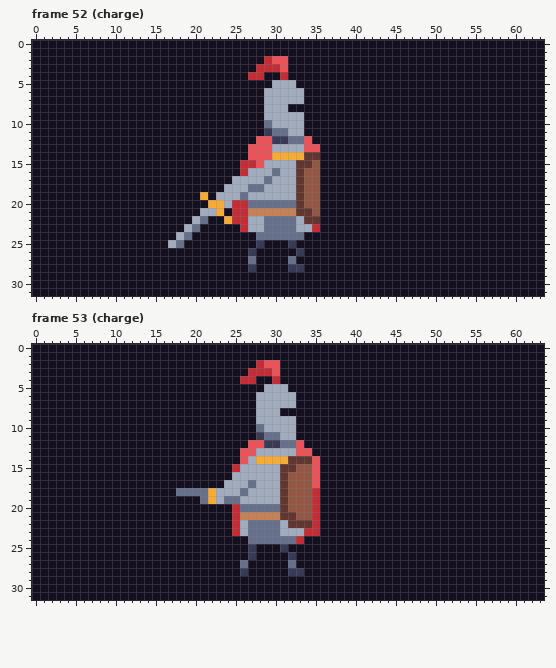
Pixel-art file -- Orbsmash/ContentSource/Characters/Knight.aseprite. Above, as it was before the edit.
64x32 pixels, 63 frames. Shown: frame 52 (charge), frame 53 (charge). The commit also changed other frames, which this record leaves out.
The result:
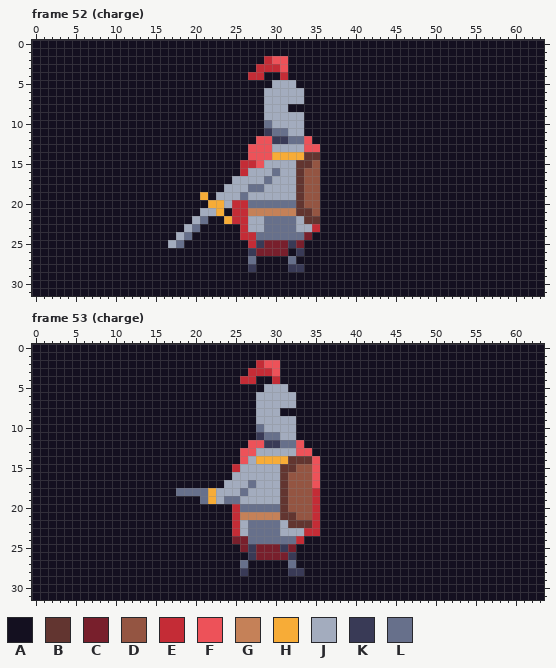
Palette (. is transparent): A #141020  B #623530  C #781f2c  D #945542  E #c42c36  F #ed5259  G #c58158  H #f7ac37  J #a3acbe  K #393a56  L #67708b
Commit message: Extended knight swing
Diff:
--- frame 52 (charge), layer "cape"
@@ x 24..36 @@
 23 AAEJJLLLLJJEA
-24 AAAALLLLLLAAA
-25 AAAAKAAAKAAAA
-26 AAAKAAAAAKAAA
+24 AAEELLLLLLCAA
+25 AAAEKCCCKCAAA
+26 AAAKCCCCAKAAA
 27 AAALAAAALAAAA
--- frame 53 (charge), layer "cape"
@@ x 23..34 @@
 23 AAEJLLLLJJJE
-24 AAAALLLLLLEA
-25 AAAAKAAAKAAA
-26 AAAAKAAAAKAA
+24 AACCLLLLLLEA
+25 AAACKCCCKCAA
+26 AAAAKCCCCKAA
 27 AAALAAAAALAA
Changed places in both pictures, as pixel boxes (x1, y1, x2, y2):
changed: (240, 232, 312, 256)
changed: (232, 536, 296, 560)
